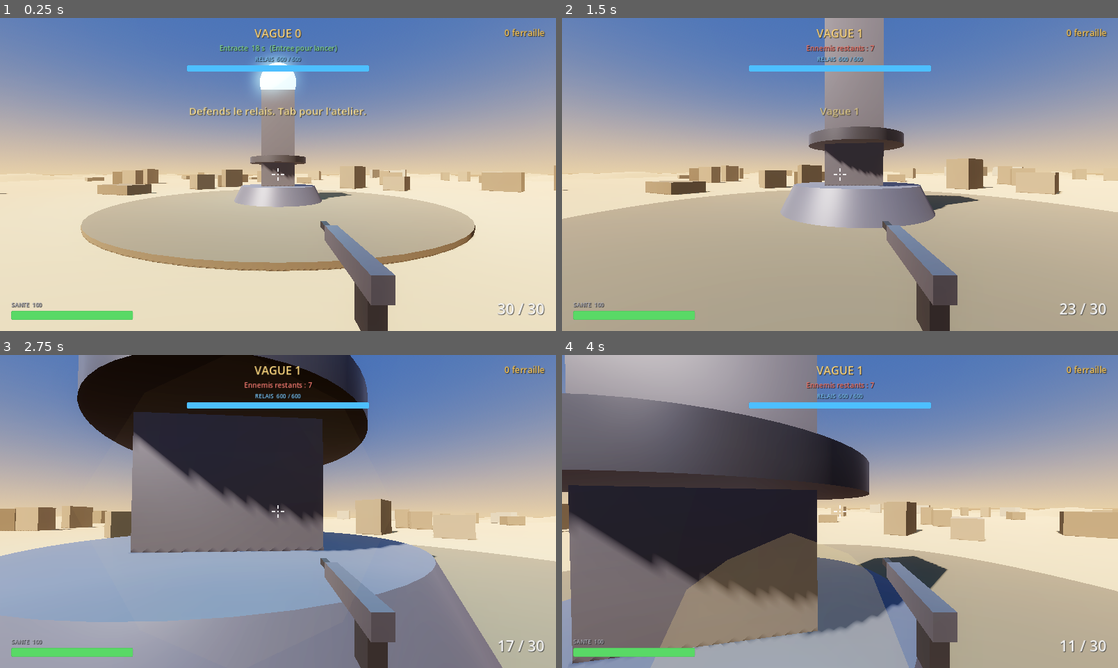
Above: before the commit, frames 1-4 (two rows, left to right).
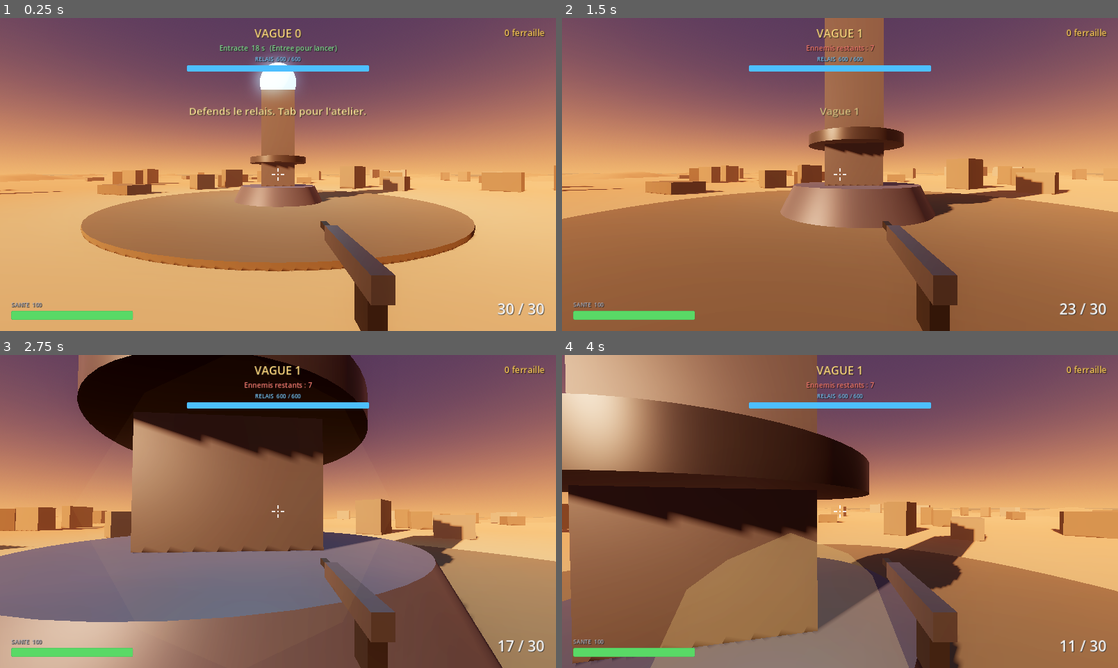
Above: after the commit, the same moments.

Repository: 100zb/tour-de-garde
Game: Godot game, scene res://scenes/main.tscn
Two runs of this game, one before a commit and one after it. Both use one fixed random seed, a clock stepped at 60 frames per second and the inputs below.
Inputs (mouse positions are in pixels of both pictures, inside the frame that each line leads up to):
- Up to frame 1 (0.25 s): no input
- Up to frame 2 (1.5 s): tap Enter (restart) at 0.5 s; move the mouse to (867, 174) at 0.52 s; press the mouse at (867, 174) at 0.53 s; hold W (move_forward) from 0.53 s (still down); tap Space (jump) at 0.77 s; move the mouse to (812, 174) at 1.27 s; release the mouse at (812, 174) at 1.28 s; tap Shift (sprint) at 1.35 s
- Up to frame 3 (2.75 s): keep holding W (move_forward); tap Space (jump) at 1.52 s; move the mouse to (289, 505) at 2.02 s; press the mouse at (289, 505) at 2.03 s
- Up to frame 4 (4 s): keep holding W (move_forward); move the mouse to (834, 517) at 2.77 s; release the mouse at (834, 517) at 2.78 s; tap Shift (sprint) at 2.85 s; click (834, 517) at 2.92 s; tap Space (jump) at 3.02, 3.77 s; move the mouse to (878, 514) at 3.52 s; press the mouse at (878, 514) at 3.53 s

The runs differ from the first frame. In frame 1, 97% of the frame differs, in the area x 0-100%, y 0-100%; in frame 2, 98%; in frame 3, 89%; in frame 4, 98%.

Commit message:
Phase 6 (1/4) - Eclairage d'ambiance crepuscule/tempete de sable
Ajuste l'eclairage existant sans nouvelle lumiere ni refonte :
- Ciel (SkyMaterial) : degrade violet au zenith vers orange sature a
  l'horizon, au lieu du bleu neutre de plein jour.
- Sun (DirectionalLight3D) : couleur plus chaude (orange), intensite
  legerement reduite (1.2 -> 1.05), angle plus bas sur l'horizon
  (-46 -> -22 degres de pitch dans main.gd) pour des ombres longues.
- Ambiance (Environment) : lumiere ambiante legerement augmentee
  (0.6 -> 0.7) pour compenser et garder ennemis/relais bien lisibles.
- Fog : plus dense (0.006 -> 0.009), teinte plus orangee, effet sur le
  ciel renforce (fog_sky_affect 0.3 -> 0.45) pour la sensation de
  poussiere en suspension.

Pas de nouvelle lumiere ponctuelle ajoutee : celle du relais (CoreLight,
Phase 5) sert deja de point lumineux distinctif en contraste (bleu tech
vs environnement chaud).

Verifie : capture d'ecran headless (rendu logiciel reel, pas juste
absence d'erreur) confirmant le degrade de ciel, les ombres longues, et
la bonne lisibilite du relais et des rochers/ruines a cette lumiere.

Co-Authored-By: Claude Sonnet 5 <noreply@anthropic.com>
Claude-Session: https://claude.ai/code/session_01JfH1K84Rym112DTN6enNAS

Diff:
--- a/scenes/main.tscn
+++ b/scenes/main.tscn
@@ -9,11 +9,11 @@
 [ext_resource type="Script" path="res://scripts/terrain.gd" id="7_terrain"]
 
 [sub_resource type="ProceduralSkyMaterial" id="SkyMaterial"]
-sky_top_color = Color(0.26, 0.38, 0.62, 1)
-sky_horizon_color = Color(0.9, 0.72, 0.5, 1)
+sky_top_color = Color(0.32, 0.24, 0.34, 1)
+sky_horizon_color = Color(0.95, 0.58, 0.32, 1)
 sky_curve = 0.15
-ground_bottom_color = Color(0.35, 0.26, 0.18, 1)
-ground_horizon_color = Color(0.85, 0.67, 0.46, 1)
+ground_bottom_color = Color(0.3, 0.22, 0.16, 1)
+ground_horizon_color = Color(0.82, 0.55, 0.34, 1)
 sun_angle_max = 18.0
 sun_curve = 0.12
 
@@ -24,7 +24,7 @@
 background_mode = 2
 sky = SubResource("Sky")
 ambient_light_source = 3
-ambient_light_energy = 0.6
+ambient_light_energy = 0.7
 reflected_light_source = 2
 tonemap_mode = 3
 tonemap_white = 4.0
@@ -32,10 +32,10 @@
 glow_intensity = 0.5
 glow_bloom = 0.12
 fog_enabled = true
-fog_light_color = Color(0.86, 0.72, 0.54, 1)
-fog_light_energy = 0.7
-fog_density = 0.006
-fog_sky_affect = 0.3
+fog_light_color = Color(0.82, 0.5, 0.32, 1)
+fog_light_energy = 0.75
+fog_density = 0.009
+fog_sky_affect = 0.45
 
 [sub_resource type="PlaneMesh" id="Mesh_ground"]
 size = Vector2(400, 400)
@@ -81,8 +81,8 @@
 
 [node name="Sun" type="DirectionalLight3D" parent="."]
 transform = Transform3D(1, 0, 0, 0, 1, 0, 0, 0, 1, 0, 30, 0)
-light_color = Color(1, 0.91, 0.76, 1)
-light_energy = 1.2
+light_color = Color(1, 0.78, 0.52, 1)
+light_energy = 1.05
 shadow_enabled = true
 directional_shadow_max_distance = 120.0
 
--- a/scripts/main.gd
+++ b/scripts/main.gd
@@ -21,7 +21,9 @@
 	relay.destroyed.connect(_on_relay_destroyed)
 	# Orientation du soleil reglee ici plutot que dans la scene : une matrice
 	# ecrite a la main est illisible et facile a se tromper.
-	$Sun.rotation_degrees = Vector3(-46.0, -52.0, 0.0)
+	# Angle bas (proche de l'horizon) pour une ambiance crepuscule/tempete
+	# de sable plutot que plein jour neutre.
+	$Sun.rotation_degrees = Vector3(-22.0, -52.0, 0.0)
 	_scatter_rocks()
 	_scatter_ruins()
 	_bake_navigation()
